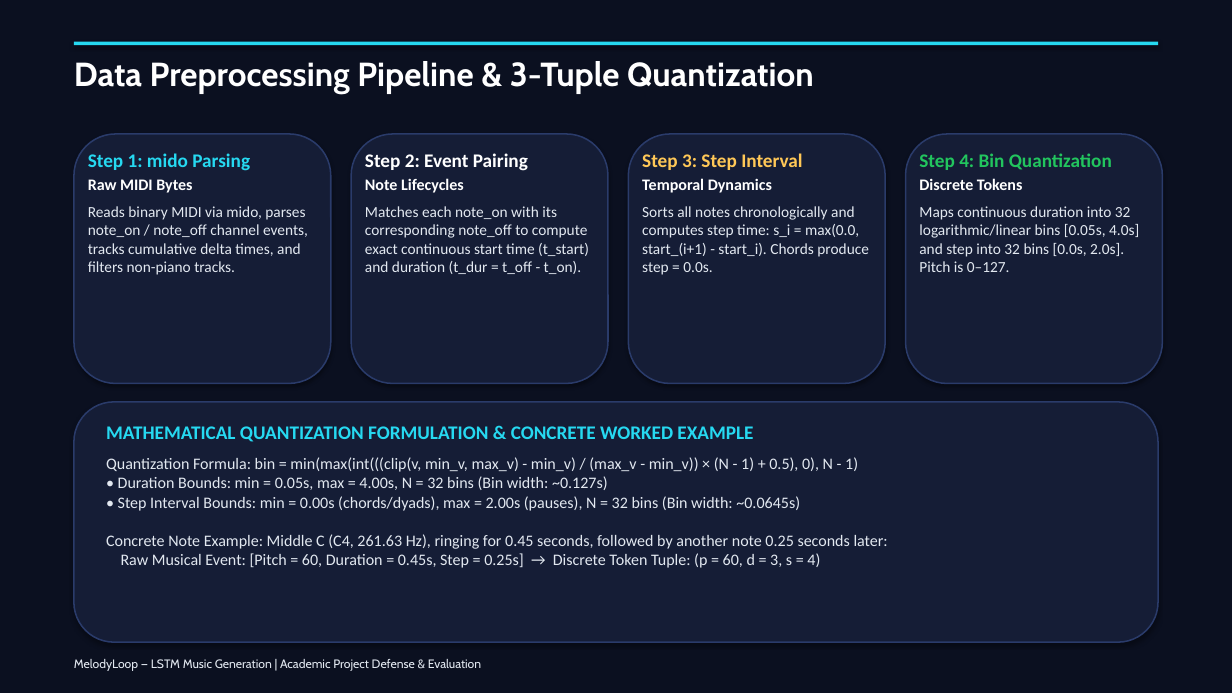
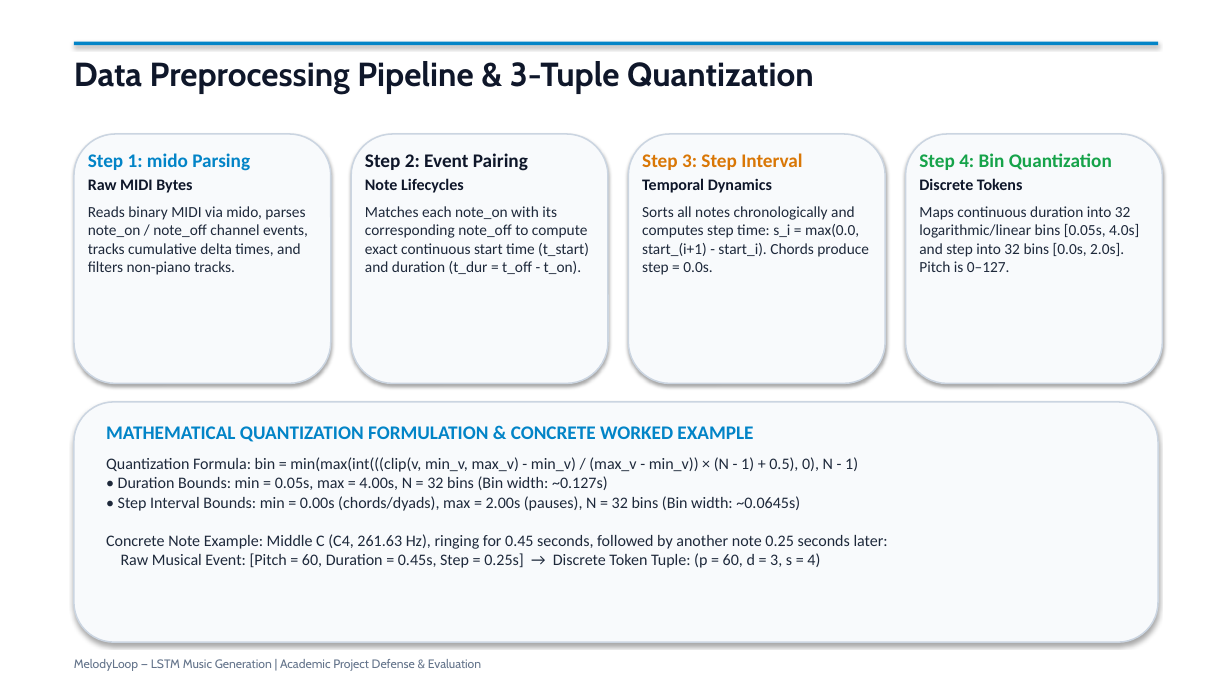
Before and after one commit to Pankaj-Jhajhria/Music-Generation-using-LSTM-MelodyLoop-, a slide deck: slide 8 of MelodyLoop_Presentation_Professional.pptx. Drawn at 1232x693 pixels with LibreOffice and Linux fonts; fonts in the diff are those of the drawing. Boxes give left, top, right and bottom in pixels: in the first picture for what was removed or moved away, otherwise in the second. Text is boxed around its words. In the diff, an @@ line names an element or a change of style, - is before the commit and + after.

Commit message:
feat(presentation): Transform presentation deck to clean academic white background theme

```diff
--- a/MelodyLoop_Presentation_Professional.pptx
+++ b/MelodyLoop_Presentation_Professional.pptx
@@ rectangle at (0, 0, 1232, 693): fill #0B1020 to #FFFFFF @@
@@ text "Data Preprocessing Pipeline & 3-Tuple ..." at (74, 61, 814, 95): text colour #FFFFFF to #0F172A @@
@@ rectangle at (74, 42, 1158, 45): fill #26D9F1 to #0284C7 @@
@@ fill #151D36 to #F8FAFC; outline #2A3B6A 1.2 pt to #CBD5E1 1.2 pt in 5 elements at (351, 134, 608, 384), (628, 134, 885, 384), (906, 134, 1163, 384), (74, 402, 1158, 642), (74, 134, 331, 384) @@
@@ text "Step 1: mido Parsing" at (88, 153, 308, 275): text colour #26D9F1 to #0284C7 in "Step 1: mido Parsing"; text colour #FFFFFF to #0F172A in "Raw MIDI Bytes"; text colour #E2E8F0 to #1E293B in "Reads binary MIDI via mido, parses note_on ..." @@
@@ text "Step 2: Event Pairing" at (365, 153, 589, 274): text colour #FFFFFF to #0F172A in "Step 2: Event Pairing", "Note Lifecycles"; text colour #E2E8F0 to #1E293B in "Matches each note_on with its corresponding note_off ..." @@
@@ text "Step 3: Step Interval" at (642, 153, 869, 275): text colour #FFC857 to #D97706 in "Step 3: Step Interval"; text colour #FFFFFF to #0F172A in "Temporal Dynamics"; text colour #E2E8F0 to #1E293B in "Sorts all notes chronologically and computes step ..." @@
@@ text "Step 4: Bin Quantization" at (919, 153, 1139, 272): text colour #22C55E to #16A34A in "Step 4: Bin Quantization"; text colour #FFFFFF to #0F172A in "Discrete Tokens"; text colour #E2E8F0 to #1E293B in "Maps continuous duration into 32 logarithmic/linear bins ..." @@
@@ text "MATHEMATICAL QUANTIZATION FORMULATION & CONCRETE ..." at (106, 426, 888, 568): text colour #26D9F1 to #0284C7 in "MATHEMATICAL QUANTIZATION FORMULATION & CONCRETE WORKED EXAM ..."; text colour #E2E8F0 to #1E293B in "Quantization Formula: bin = min(max(int(((clip(v, min_v, max ..." @@
@@ text "MelodyLoop — LSTM Music Generation ..." at (74, 659, 481, 671): text colour #E2E8F0 to #64748B @@
```
Also in this commit, not shown: 16 other slides changed, 3 other files.
